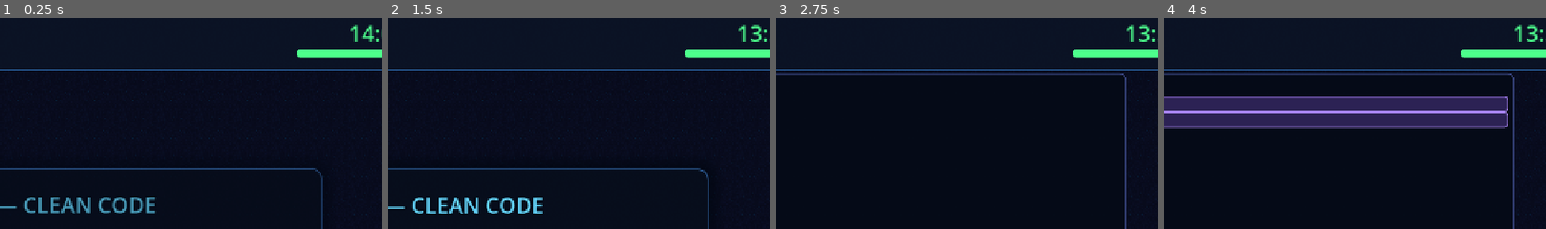
Above: before the commit, frames 1-4 (left to right).
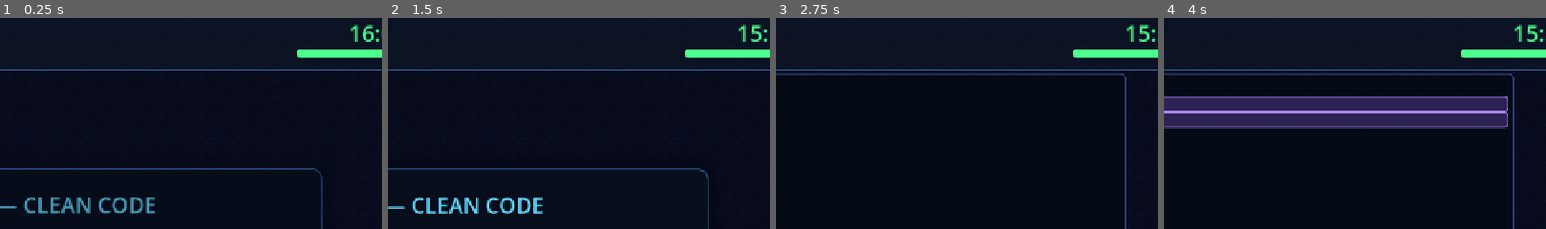
Above: after the commit, the same moments.

Repository: Radux04/LearnIT-Quest
Game: Godot game, scene res://scenes/level4.tscn
Two runs of this game, one before a commit and one after it. Both use one fixed random seed, a clock stepped at 60 frames per second and the inputs below. This scene is started directly instead of the project's main scene.
Inputs (mouse positions are % of the whole screen's width and height, from its top left):
- Up to frame 1 (0.25 s): no input
- Up to frame 2 (1.5 s): tap Enter (ui_accept) at 0.5, 0.77 s; move the mouse to (72, 44) at 0.52 s; hold Right (ui_right) 0.53-1.25 s; tap Keypad Enter at 0.6 s; click (72, 44) at 0.67 s; drag from (30, 54) to (45, 70) at 1.27 s
- Up to frame 3 (2.75 s): move the mouse to (60, 27) at 2.02 s; hold Right (ui_right) from 2.03 s (still down); tap Keypad Enter at 2.1 s
- Up to frame 4 (4 s): release Right (ui_right) at 2.75 s; click "1 public class Ordine {" at 2.75 s; click "2 public double calcolaTotale…" at 3.5 s
The pictures show only the part of the screen within x 45-95%, y 0-50%; the shares and areas given below are measured in that part.

The runs differ from the first frame. In frame 1, 0.2% of the frame differs, in the area x 94-98%, y 3-12%; in frame 2, 0.1%; in frame 3, 0.1%; in frame 4, 0.1%.

Commit message:
balance: Livello 4

Diff:
--- a/scenes/level4.tscn
+++ b/scenes/level4.tscn
@@ -117,7 +117,7 @@
 offset_right = -26.0
 offset_bottom = 58.0
 grow_horizontal = 0
-text = "14:00"
+text = "16:00"
 horizontal_alignment = 2
 
 [node name="TimerBar" type="ProgressBar" parent="HUD"]
--- a/scripts/global/GameManager.gd
+++ b/scripts/global/GameManager.gd
@@ -9,7 +9,7 @@
 const LEVEL_DURATION := 300.0          # 5 minuti — Livello 1
 const LEVEL2_DURATION := 600.0         # 10 minuti — Livello 2 (si scrive, non si clicca)
 const LEVEL3_DURATION := 720.0         # 12 minuti — Livello 3 (teoria: serve pensare)
-const LEVEL4_DURATION := 840.0         # 14 minuti — Livello 4 (si legge e si scrive codice)
+const LEVEL4_DURATION := 960.0         # 16 minuti — Livello 4 (si scrive codice: serve tempo)
 const WRONG_ANSWER_PENALTY := 10.0
 
 const SCENE_MENU := "res://scenes/main_menu.tscn"
--- a/scripts/phases/lvl4/Lvl4Pools.gd
+++ b/scripts/phases/lvl4/Lvl4Pools.gd
@@ -214,43 +214,32 @@
 		"explain": "Ora il codice si legge da solo: nessuno deve più chiedersi che cosa sia 1.22.",
 	},
 	{
-		"prompt": "Questo metodo fa tre cose. Spezzalo: il totale, le spese di spedizione e lo sconto devono stare in metodi separati.",
+		"prompt": "Questo metodo fa due cose: somma le righe e aggiunge la spedizione. Spezzalo in metodi separati e dai un nome al numero.",
 		"code": """public class Ordine {
 
-    public double totale(List<Riga> righe, boolean urgente, int puntiFedelta) {
-        double somma = 0;
-        for (Riga riga : righe) {
-            somma = somma + riga.getPrezzo() * riga.getQuantita();
-        }
-        double spedizione = 0;
-        if (urgente) {
-            spedizione = 15;
-        } else {
-            spedizione = 5;
-        }
-        double sconto = 0;
-        if (puntiFedelta > 100) {
-            sconto = somma * 0.1;
-        }
-        return somma + spedizione - sconto;
-    }
-}""",
-		"checks": [
-			{"kind": "method_count_at_least", "count": 4,
-				"message": "Servono almeno quattro metodi: quello principale più uno per ciascuna delle tre responsabilità."},
-			{"kind": "max_method_lines", "max": 10},
+	public double totale(List<Riga> righe, boolean urgente) {
+		double somma = 0;
+		for (Riga riga : righe) {
+			somma = somma + riga.getPrezzo() * riga.getQuantita();
+		}
+		if (urgente) {
+			somma = somma + 15;
+		}
+		return somma;
+	}
+}""",
+		"checks": [
+			{"kind": "method_count_at_least", "count": 3,
+				"message": "Servono almeno tre metodi: quello principale più uno per ciascuna delle due responsabilità."},
+			{"kind": "max_method_lines", "max": 8},
 			{"kind": "no_magic_numbers"},
 		],
 		"solution": """public class Ordine {
 
 	private static final double SPEDIZIONE_URGENTE = 15;
-	private static final double SPEDIZIONE_STANDARD = 5;
-	private static final int PUNTI_PER_SCONTO = 100;
-	private static final double PERCENTUALE_SCONTO = 0.1;
-
-	public double totale(List<Riga> righe, boolean urgente, int puntiFedelta) {
-		double somma = sommaRighe(righe);
-		return somma + spedizione(urgente) - sconto(somma, puntiFedelta);
+
+	public double totale(List<Riga> righe, boolean urgente) {
+		return sommaRighe(righe) + spedizione(urgente);
 	}
 
 	private double sommaRighe(List<Riga> righe) {
@@ -265,17 +254,10 @@
 		if (urgente) {
 			return SPEDIZIONE_URGENTE;
 		}
-		return SPEDIZIONE_STANDARD;
-	}
-
-	private double sconto(double somma, int puntiFedelta) {
-		if (puntiFedelta > PUNTI_PER_SCONTO) {
-			return somma * PERCENTUALE_SCONTO;
-		}
 		return 0;
 	}
 }""",
-		"hint": "Estrai tre metodi privati e falli chiamare dal metodo principale, che diventa il riassunto leggibile dell'algoritmo.",
+		"hint": "Estrai due metodi privati e falli chiamare dal metodo principale, che diventa il riassunto leggibile dell'algoritmo.",
 		"explain": "Un metodo che fa una cosa sola si prova, si legge e si cambia senza paura.",
 	},
 	{
--- a/scripts/scenes/Introduction4Screen.gd
+++ b/scripts/scenes/Introduction4Screen.gd
@@ -72,7 +72,7 @@
 	{
 		"title": "4 · La missione",
 		"body": """[b][color=#7fd8ff]Code Review[/color][/b]
-Sei il revisore di una base di codice Java che deve andare in produzione. Hai [b]14 MINUTI[/b]: a cronometro scaduto la revisione è respinta.
+Sei il revisore di una base di codice Java che deve andare in produzione. Hai [b]16 MINUTI[/b]: a cronometro scaduto la revisione è respinta.
 
 [b][color=#7fd8ff]FASE 1 · Clean code[/color][/b]  Il codice è a schermo con i numeri di riga: [b]clicca le righe difettose[/b] e conferma.
 [b][color=#7ffcc0]FASE 2 · Principi SOLID[/color][/b]  Prima individua la violazione, poi [b]separa una classe che fa troppe cose[/b] assegnando ogni metodo alla classe giusta.
Not shown, changed: README.md
